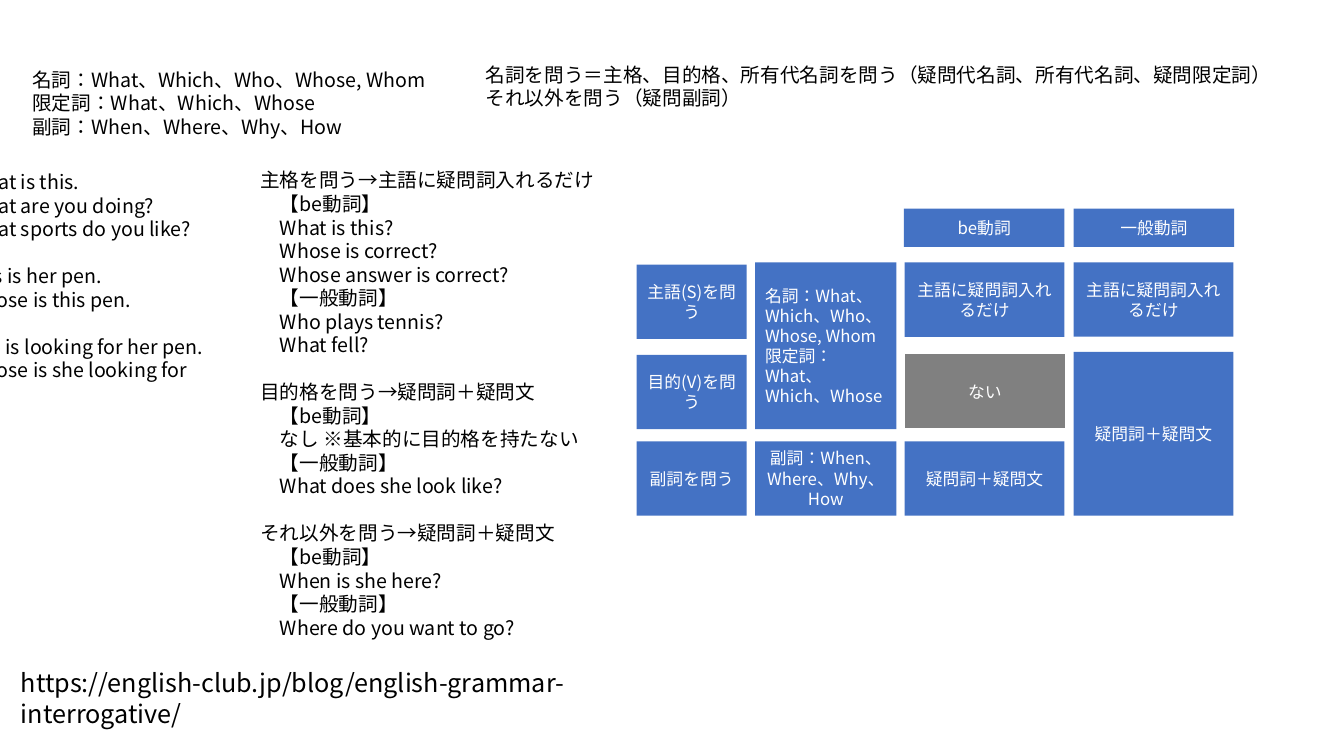
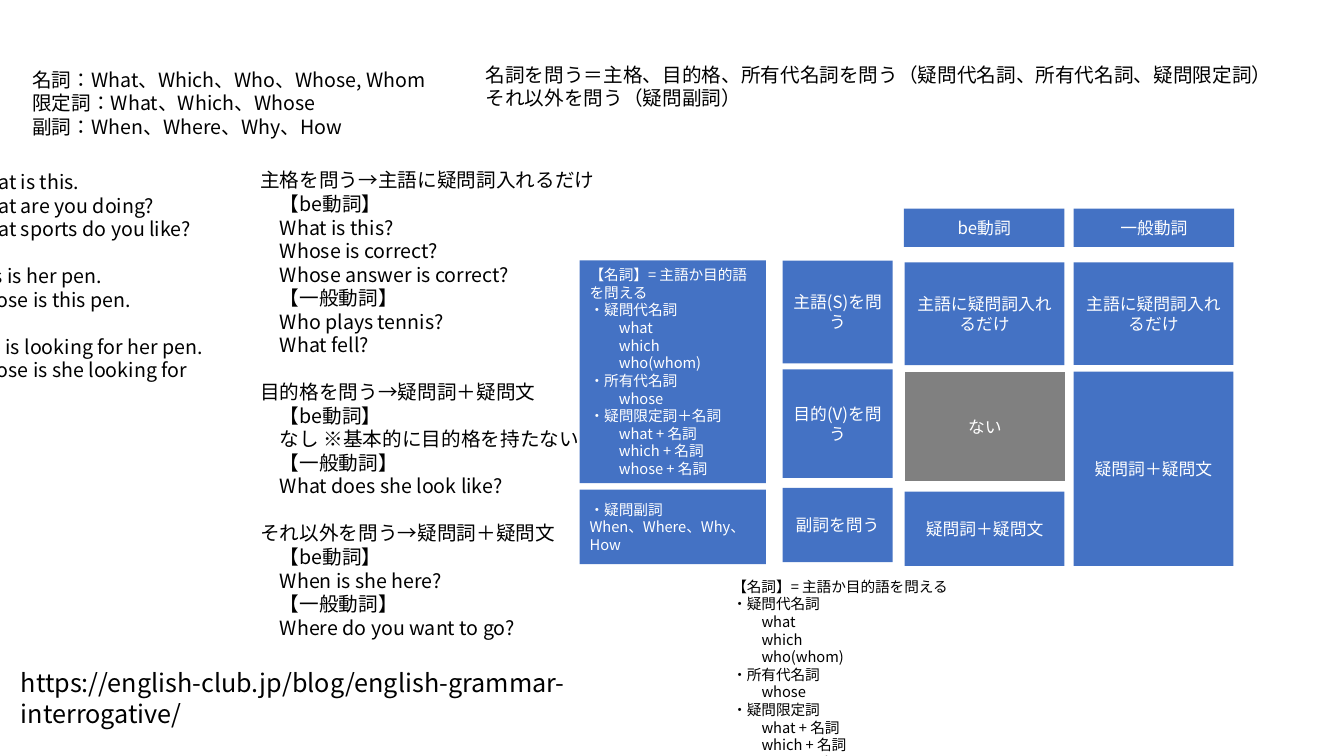
Before and after one commit to sasachichito/memos, a slide deck: slide 18 of 英語.pptx (slide 14 before the commit). Drawn at 1344x756 pixels with LibreOffice and Linux fonts; fonts in the diff are those of the drawing. Boxes give left, top, right and bottom in pixels: in the first picture for what was removed or moved away, otherwise in the second. Text is boxed around its words. In the diff, an @@ line names an element or a change of style, - is before the commit and + after.

Commit message:
Add files via upload
add

```diff
--- a/英語.pptx
+++ b/英語.pptx
@@ rectangle "【名詞】= 主語か目的語を問える": place and size @@
-rectangle "【名詞】= 主語か目的語を問える" at [755, 262, 896, 429]
+rectangle "【名詞】= 主語か目的語を問える" at [580, 260, 766, 483]
@@ text in rectangle at [590, 267, 747, 475]: text changed; size 12 to 10.5 pt @@
-名詞：What、Which、Who、Whose, Whom
-限定詞：What、Which、Whose
+【名詞】= 主語か目的語を問える
+・疑問代名詞
+what
+which
+who(whom)
+・所有代名詞
+whose
+・疑問限定詞＋名詞
+what + 名詞
+which + 名詞
+whose + 名詞
@@ rectangle "主語(S)を問う": place and size @@
-rectangle "主語(S)を問う" at [637, 264, 747, 339]
+rectangle "主語(S)を問う" at [782, 261, 892, 364]
@@ rectangle "主語に疑問詞入れるだけ": place and size @@
-rectangle "主語に疑問詞入れるだけ" at [905, 262, 1066, 337]
+rectangle "主語に疑問詞入れるだけ" at [905, 262, 1066, 365]
@@ rectangle "主語に疑問詞入れるだけ": place and size @@
-rectangle "主語に疑問詞入れるだけ" at [1074, 262, 1234, 337]
+rectangle "主語に疑問詞入れるだけ" at [1074, 262, 1234, 365]
@@ rectangle "目的(V)を問う": place and size @@
-rectangle "目的(V)を問う" at [637, 355, 747, 430]
+rectangle "目的(V)を問う" at [782, 369, 892, 478]
@@ rectangle "ない": place and size @@
-rectangle "ない" at [905, 354, 1066, 430]
+rectangle "ない" at [905, 372, 1066, 482]
@@ rectangle "疑問詞＋疑問文": place and size @@
-rectangle "疑問詞＋疑問文" at [1074, 352, 1234, 515]
+rectangle "疑問詞＋疑問文" at [1074, 372, 1234, 567]
@@ rectangle "・疑問副詞 When、Where、Why、How": place and size @@
-rectangle "・疑問副詞 When、Where、Why、How" at [755, 442, 896, 516]
+rectangle "・疑問副詞 When、Where、Why、How" at [580, 490, 766, 565]
@@ text in rectangle at [590, 503, 745, 550]: text changed; size 12 to 10.5 pt @@
-副詞：When、Where、Why、How
+・疑問副詞
+When、Where、Why、How
@@ rectangle "副詞を問う": place and size @@
-rectangle "副詞を問う" at [637, 442, 747, 516]
+rectangle "副詞を問う" at [782, 488, 892, 563]
@@ rectangle "疑問詞＋疑問文": place and size @@
-rectangle "疑問詞＋疑問文" at [905, 442, 1066, 516]
+rectangle "疑問詞＋疑問文" at [905, 492, 1066, 567]
@@ text added at [732, 579, 948, 752], 10.5 pt, text #000000 @@
+【名詞】= 主語か目的語を問える
+・疑問代名詞
+what
+which
+who(whom)
+・所有代名詞
+whose
+・疑問限定詞
+what + 名詞
+which + 名詞
+whose + 名詞
```
Also in this commit, not shown: 6 other slides changed, 14 slides added, 4 slides removed.
